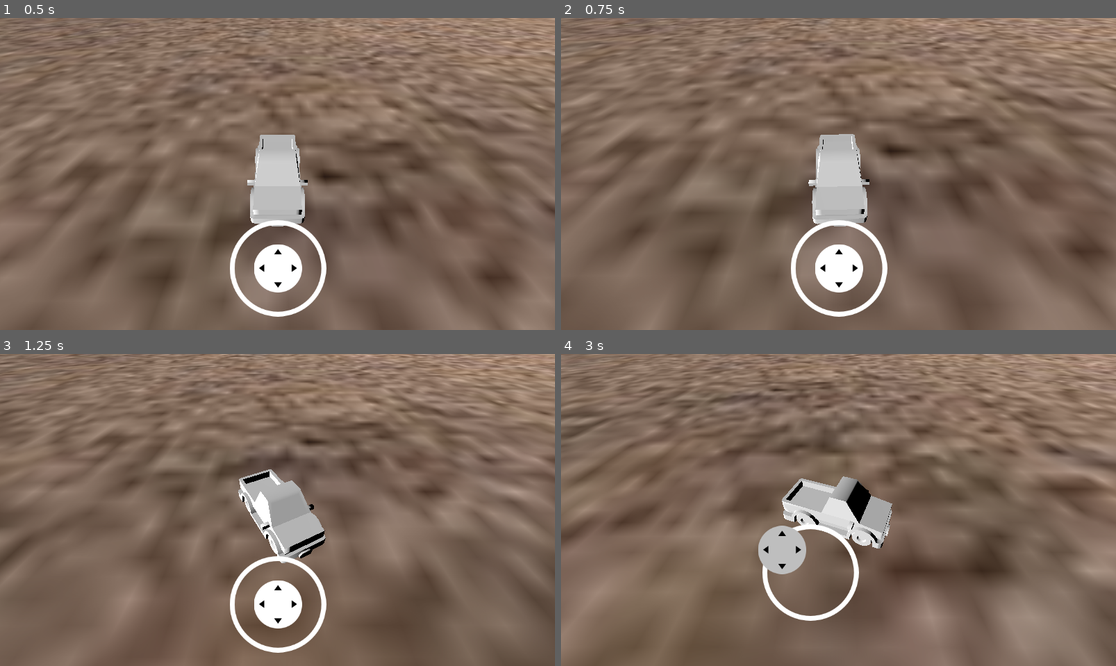
Above: before the commit, frames 1-4 (two rows, left to right).
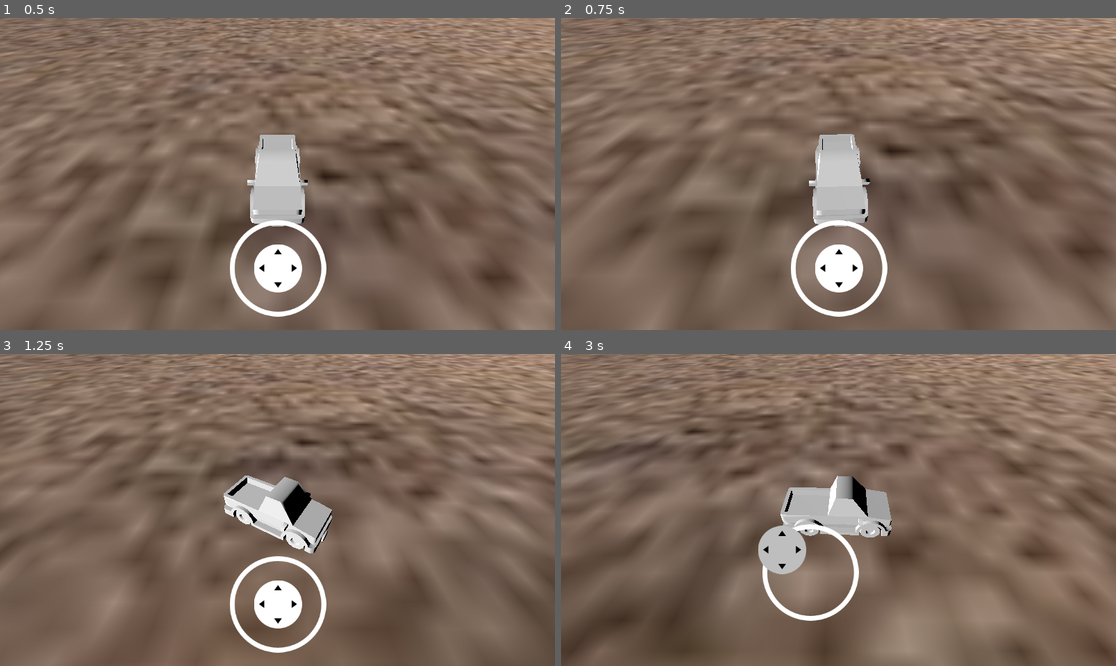
Above: after the commit, the same moments.

Repository: BrennanTanner/vigilante-9
Game: Godot game, scene res://Scenes/TestArea.tscn
Same seed, same stepped clock (60 frames per second), same inputs: the game is played once before the commit and once after it.
Inputs (mouse positions are in pixels of both pictures, inside the frame that each line leads up to):
- Up to frame 1 (0.5 s): no input
- Up to frame 2 (0.75 s): move the mouse to (960, 158) at 0.52 s; hold Right (ui_right) from 0.53 s (still down); click (960, 158) at 0.67 s
- Up to frame 3 (1.25 s): keep holding Right (ui_right)
- Up to frame 4 (3 s): release Right (ui_right) at 1.25 s; drag from (727, 525) to (810, 572) at 1.27 s; move the mouse to (894, 441) at 2.02 s; hold Right (ui_right) 2.03-2.75 s; drag from (810, 572) to (672, 463) at 2.77 s

Frame 1 is identical in both runs. In frame 2, 0.1% of the frame differs, in the area x 44-56%, y 37-67%; in frame 3, 3.8%; in frame 4, 34%, in the area x 0-100%, y 0-100%.

Commit message:
80% there
Better, but over rotates and causes wide swinging

Diff:
--- a/Scenes/TestArea.tscn
+++ b/Scenes/TestArea.tscn
@@ -9,7 +9,6 @@
 [sub_resource type="StandardMaterial3D" id="StandardMaterial3D_bm3mu"]
 resource_name = "colormap"
 vertex_color_use_as_albedo = true
-albedo_color = Color(1, 1, 1, 1)
 emission_enabled = true
 
 [sub_resource type="ArrayMesh" id="ArrayMesh_pw2m6"]
@@ -205,13 +204,12 @@
 transform = Transform3D(1, 0, 0, 0, 1, 0, 0, 0, 1, 0, 3.52627, 0)
 center_of_mass_mode = 1
 center_of_mass = Vector3(0, -0.2, -0.2)
-inertia = Vector3(1, 0, 1)
 script = ExtResource("2_fyct4")
-max_speed = 35.0
+max_speed = 33.0
 speed = 40.0
-turn_speed = 7.0
-max_turn_velocity = 1.5
-angular_damping = 4.0
+turn_speed = 9.0
+max_turn_velocity = 2.0
+angular_damping = 1.4
 chase_entity = NodePath("Chasis")
 
 [node name="truck" type="Node3D" parent="Player"]
--- a/Scripts/player_car.gd
+++ b/Scripts/player_car.gd
@@ -19,19 +19,6 @@
 		push_error("chase_entity not found, must be set!")
 	gravity_scale = 2.0
 	angular_damp = angular_damping
-
-
-func shortest_rotation_direction(current: float, target: float) -> float:
-	# Normalize angles to be between -180 and 180
-	var angle_diff = target - current
-
-	# Find the shortest rotation direction
-	if angle_diff > 180:
-		angle_diff -= 360
-	elif angle_diff < -180:
-		angle_diff += 360
-
-	return sign(angle_diff)
 
 func _physics_process(delta: float):
 	# Simulating joystick input (replace with your actual input system)
@@ -59,8 +46,8 @@
 		var velocity = linear_velocity.length()
 		var turn_velocity = min(velocity, max_turn_velocity)
 
-		var cur_ang_vec = get_global_rotation_degrees().y
-		var angle_dif = target_angle - cur_ang_vec
+		var cur_angle = get_global_rotation_degrees().y
+		var angle_dif = target_angle - cur_angle
 
 		# Normalize angle difference
 		while angle_dif > 180:
@@ -68,18 +55,17 @@
 		while angle_dif < -180:
 			angle_dif += 360
 
-		current_turn_direction = turn_speed * turn_velocity * (angle_dif / 180.0)
-
+		current_turn_direction = turn_speed * turn_velocity * (angle_dif / 180)
+			# Update turn speed with interpolation
+		#current_turn_direction = lerpf(0, current_turn_direction, 1)
+		#print(current_turn_direction)
+		#print(current_turn_speed)
+		#print(angle_dif / 180.0)
 		# Apply torque and force
 		apply_torque(Vector3(0, current_turn_direction, 0))
 		apply_force(backward_vector * speed * joystick_force)
 
-	# Update turn speed with interpolation
-	current_turn_speed = lerp(
-		current_turn_speed,
-		-current_turn_direction / 3.0,
-		0.05
-	)
+	current_turn_speed = lerpf(current_turn_speed, -current_turn_direction / 3, 0.05)
 
 	if abs(current_turn_speed) < 0.1:
 		current_turn_speed = 0
